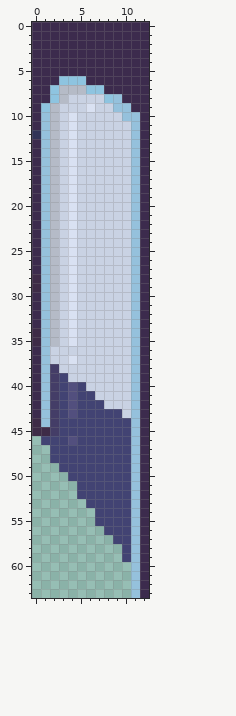
Two states of a pixel-art sprite, assets/items/door/6.png. That is the earlier state.
The file is 104x512 pixels, drawn in blocks of 8x8; one block is one cell here. Colours within 5 levels of each other are drawn and written as one.
After the commit:
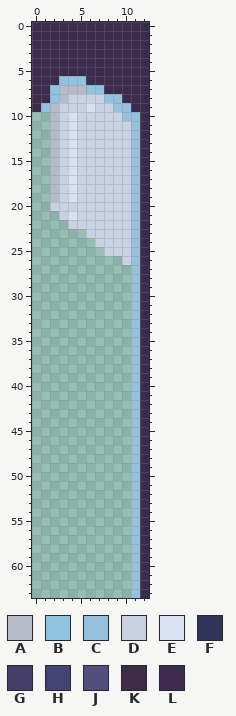
Palette (. is transparent): A #b5bbc7  B #8ec4e0  C #95c1dc  D #c9d2e3  E #d9e1f2  F #313457  G #443d67  H #424373  J #524f7e  K #3e2b47  L #3c2b4d
Diff:
{"y":10,"x":0,"old":"LC","new":".."}
{"y":11,"x":0,"old":"LC","new":".."}
{"y":12,"x":0,"old":"FC","new":".."}
{"y":13,"x":0,"old":"LC","new":".."}
{"y":14,"x":0,"old":"LC","new":".."}
{"y":15,"x":0,"old":"LC","new":".."}
{"y":16,"x":0,"old":"LC","new":".."}
{"y":17,"x":0,"old":"LC","new":".."}
{"y":18,"x":0,"old":"LC","new":".."}
{"y":19,"x":0,"old":"LC","new":".."}
{"y":20,"x":0,"old":"LCA","new":"..D"}
{"y":20,"x":4,"old":"E","new":"D"}
{"y":21,"x":0,"old":"LCA","new":"..."}
{"y":22,"x":0,"old":"LCADE","new":"....D"}
{"y":23,"x":0,"old":"LCADED","new":"......"}
{"y":24,"x":0,"old":"LCADEDD","new":"......."}
{"y":25,"x":0,"old":"LCADEDDD","new":"........"}
{"y":26,"x":0,"old":"LCADEDDDDD","new":".........."}
{"y":27,"x":0,"old":"LCADEDDDDDD","new":"..........."}
{"y":28,"x":0,"old":"KCADEDDDDDD","new":"..........."}
{"y":29,"x":0,"old":"KCADEDDDDDD","new":"..........."}
{"y":30,"x":0,"old":"LCADEDDDDDD","new":"..........."}
{"y":31,"x":0,"old":"LCADEDDDDDD","new":"..........."}
{"y":32,"x":0,"old":"LCADEDDDDDD","new":"..........."}
{"y":33,"x":0,"old":"LCADEDDDDDD","new":"..........."}
{"y":34,"x":0,"old":"KCADEDDDDDD","new":"..........."}
{"y":35,"x":0,"old":"KCADEDDDDDD","new":"..........."}
{"y":36,"x":0,"old":"LCDDDDDDDDD","new":"..........."}
{"y":37,"x":0,"old":"LCDDEDDDDDD","new":"..........."}
{"y":38,"x":0,"old":"LCGDDDDDDDD","new":"..........."}
{"y":39,"x":0,"old":"LCGHDDDDDDD","new":"..........."}
{"y":40,"x":0,"old":"LCGHJHDDDDD","new":"..........."}
{"y":41,"x":0,"old":"LCGHJHHDDDD","new":"..........."}
{"y":42,"x":0,"old":"LCGHJHHHDDD","new":"..........."}
{"y":43,"x":0,"old":"LCGHJHHHHHD","new":"..........."}
{"y":44,"x":0,"old":"KCGHHHHHHHH","new":"..........."}
{"y":45,"x":0,"old":"KKGHHHHHHHH","new":"..........."}
{"y":46,"x":1,"old":"HHHJHHHHHH","new":".........."}
{"y":47,"x":2,"old":"HHHHHHHHH","new":"........."}
{"y":48,"x":2,"old":"HHHHHHHHH","new":"........."}
{"y":49,"x":3,"old":"HHHHHHHH","new":"........"}
{"y":50,"x":4,"old":"HHHHHHH","new":"......."}
{"y":51,"x":5,"old":"HHHHHH","new":"......"}
{"y":52,"x":5,"old":"HHHHHH","new":"......"}
{"y":53,"x":6,"old":"HHHHH","new":"....."}
{"y":54,"x":7,"old":"HHHH","new":"...."}
{"y":55,"x":7,"old":"HHHH","new":"...."}
{"y":56,"x":8,"old":"HHH","new":"..."}
{"y":57,"x":9,"old":"HH","new":".."}
{"y":58,"x":10,"old":"H","new":"."}
{"y":59,"x":10,"old":"H","new":"."}
{"label":"changed","picture_box":[32,112,131,562]}
